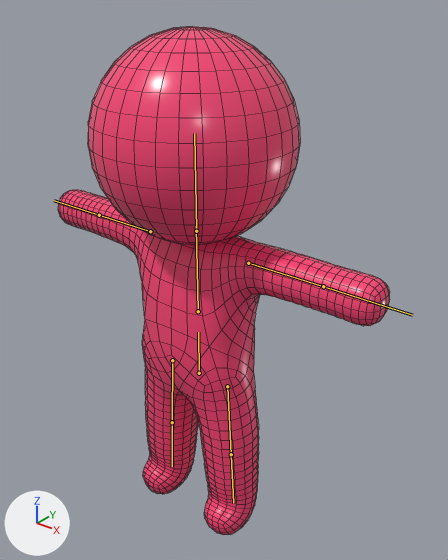
Two versions of the FBX model Assets/_BusJam/Art/Models/Yolcu/Yolcu.fbx, one commit apart.
Rendered twice from a camera (50 mm lens) standing at (0.587, -0.666, 0.907) and looking at (0.022, 0.04, 0.469). The axes (+X, +Y, +Z) are drawn at lower left. The lights are the same throughout. The picture after the commit comes second. The bones that change, and the others that lie on the model, are drawn over the model as lines. Mesh edges are drawn as thin lines.

In view in the first picture: 'Yolcu'.
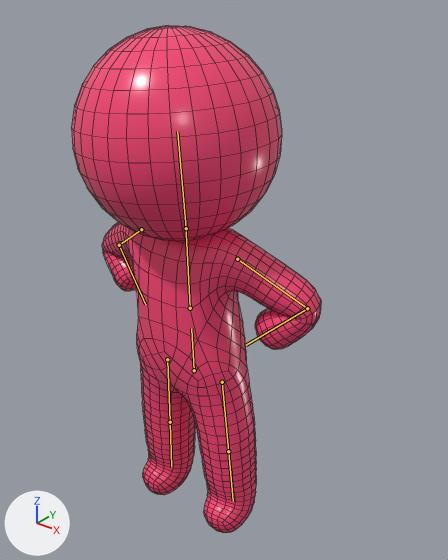
The newer file adds an action. The first version stands in its rest pose; the second is drawn at frame 67 of the action 'SlotIdle'.

Pixel boxes [x1, y1, x2, y2] of what changed, in the pictures (448 x 560 px):
'Yolcu', posed (25% narrower): before [58, 26, 390, 535]; after [71, 25, 321, 533]
bone 'Hips', root to tip: before (199, 373) to (198, 332); after (194, 370) to (191, 328)
bone 'Spine', root to tip: before (198, 311) to (196, 226); after (190, 308) to (185, 223)
bone 'Head', root to tip: before (196, 231) to (194, 133); after (186, 228) to (177, 131)
bone 'UpperArm.L', root to tip: before (248, 263) to (323, 286); after (237, 259) to (307, 308)
bone 'LowerArm.L', root to tip: before (323, 286) to (412, 315); after (307, 308) to (246, 345)
bone 'UpperArm.R', root to tip: before (150, 231) to (99, 215); after (141, 229) to (119, 245)
bone 'LowerArm.R', root to tip: before (99, 215) to (54, 200); after (119, 245) to (145, 304)

What the commit changed:
Bone 'Hips' (bone_hips) moves from (0.0, 0.0, 0.0) to (-0.012, 0.001, 0.0).
Bone 'Hips' (bone_hips) turns from (0, 0, 0) to (0, 0, 3) degrees about its own x, y and z.
Bone 'Spine' (bone_spine) turns from (0, 0, 0) to (1, 0, -2) degrees about its own x, y and z.
Bone 'Head' (bone_head) turns from (0, 0, 0) to (0, -16, 3) degrees about its own x, y and z.
Bone 'UpperArm.L' (bone_upperarm_l) turns from (0, 0, 0) to (-32, 4, 17) degrees about its own x, y and z.
Bone 'LowerArm.L' (bone_lowerarm_l) turns from (0, 0, 0) to (-107, -5, -4) degrees about its own x, y and z.
Bone 'UpperArm.R' (bone_upperarm_r) turns from (0, 0, 0) to (-32, -4, -17) degrees about its own x, y and z.
Bone 'LowerArm.R' (bone_lowerarm_r) turns from (0, 0, 0) to (-107, 5, 4) degrees about its own x, y and z.
